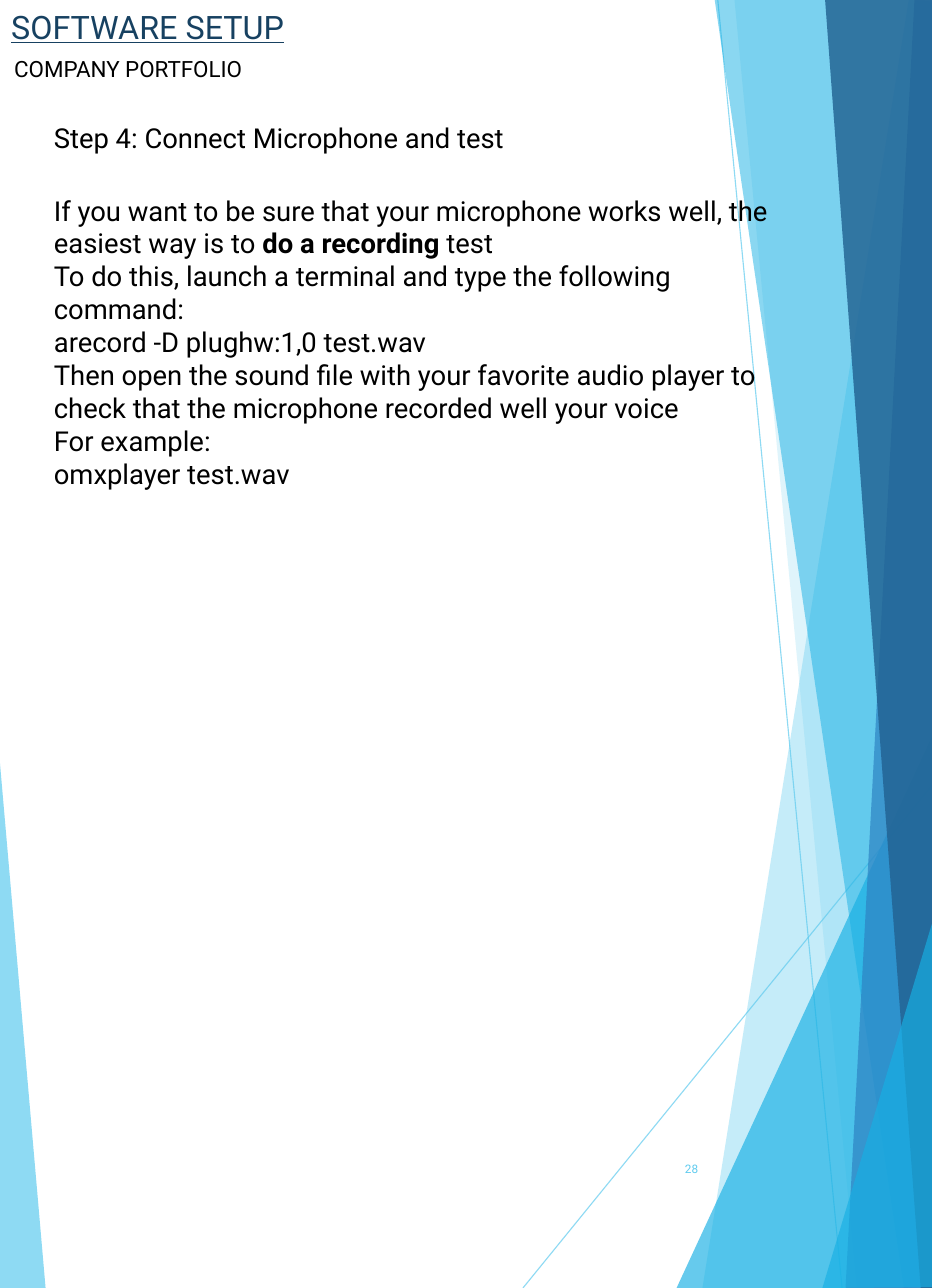
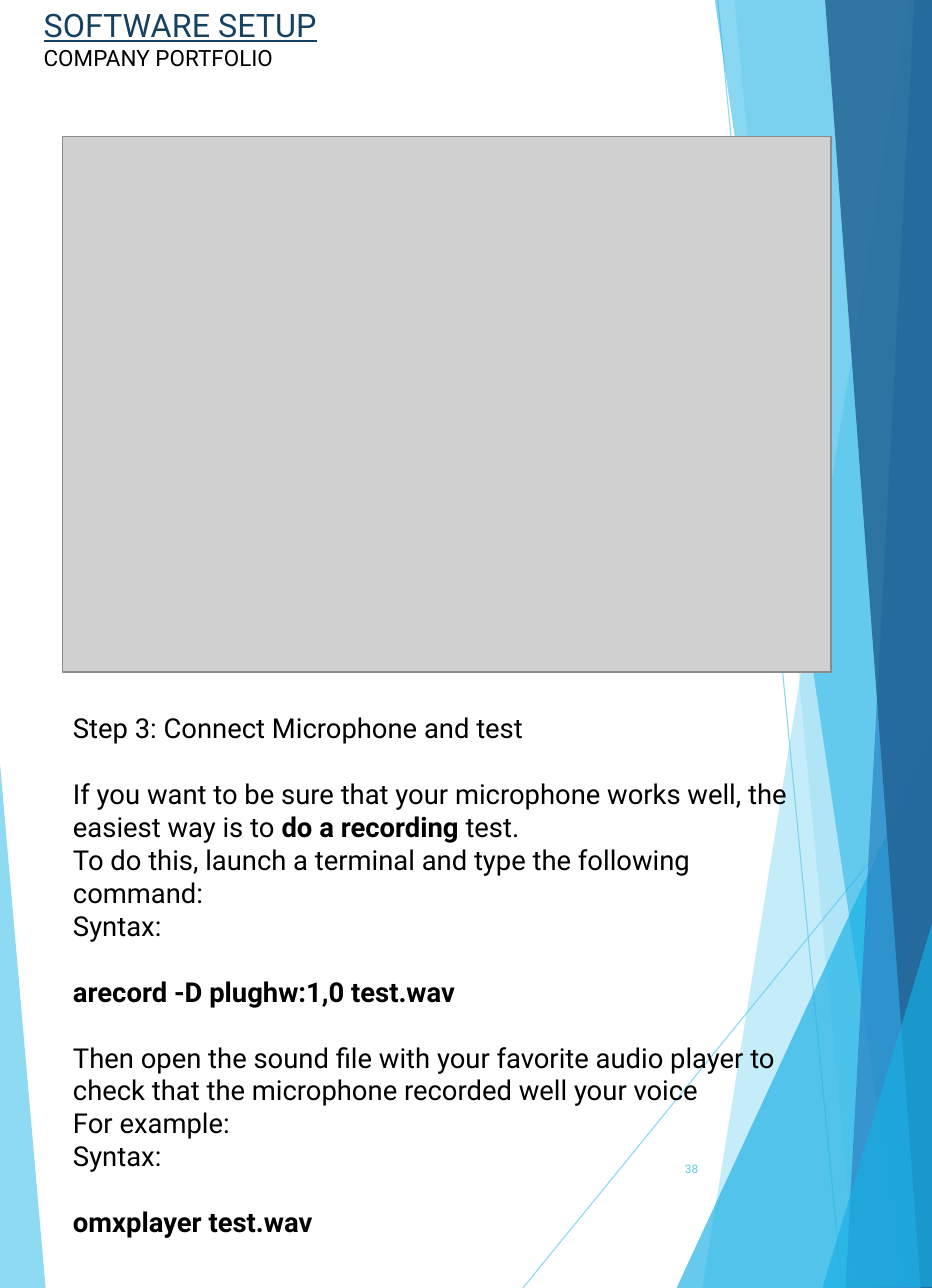
Before and after one commit to itsharsh/SmartMirror-RaspberryPi, a slide deck: slide 38 of Smart Mirror Manual.pptx (slide 28 before the commit). Drawn at 932x1288 pixels with LibreOffice and Linux fonts; fonts in the diff are those of the drawing; grey boxes stand for pictures. Boxes give left, top, right and bottom in pixels: in the first picture for what was removed or moved away, otherwise in the second. Text is boxed around its words. In the diff, an @@ line names an element or a change of style, - is before the commit and + after.

```diff
--- a/Smart Mirror Manual.pptx
+++ b/Smart Mirror Manual.pptx
@@ title removed at (11, 15, 284, 43) @@
-SOFTWARE SETUP
@@ text "SOFTWARE SETUP": place and size @@
-text "SOFTWARE SETUP" at (14, 61, 242, 78)
+text "SOFTWARE SETUP" at (44, 13, 316, 67)
@@ text at (44, 13, 316, 42): paragraph added @@
+SOFTWARE SETUP
@@ picture added at (62, 136, 831, 672) @@
@@ text at (73, 717, 523, 744): text changed @@
-Step 4: Connect Microphone and test
+Step 3: Connect Microphone and test
@@ text "If you want to be ...": place and size @@
-text "If you want to be ..." at (54, 195, 768, 490)
+text "If you want to be ..." at (73, 779, 787, 1238)
@@ text at (73, 779, 787, 942): text changed @@
-If you want to be sure that your microphone works well, the easiest way is to do a recording test
-To do this, launch a terminal and type the following command:
+If you want to be sure that your microphone works well, the easiest way is to do a recording test.
+To do this, launch a terminal and type the following command:
+Syntax:
@@ text at (73, 981, 455, 1238): bold on in "arecord -D plughw:1,0 test.wav", "omxplayer test.wav" @@
@@ text at (73, 1146, 161, 1172): paragraph added @@
+Syntax:
```
Also in this commit, not shown: 16 other slides changed, 22 slides added, 10 slides removed.
